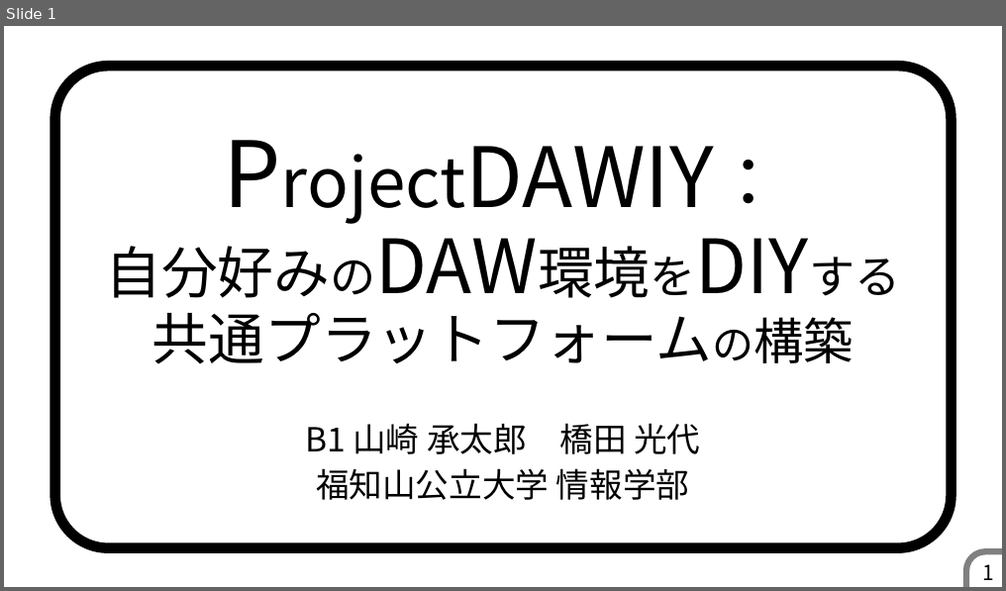
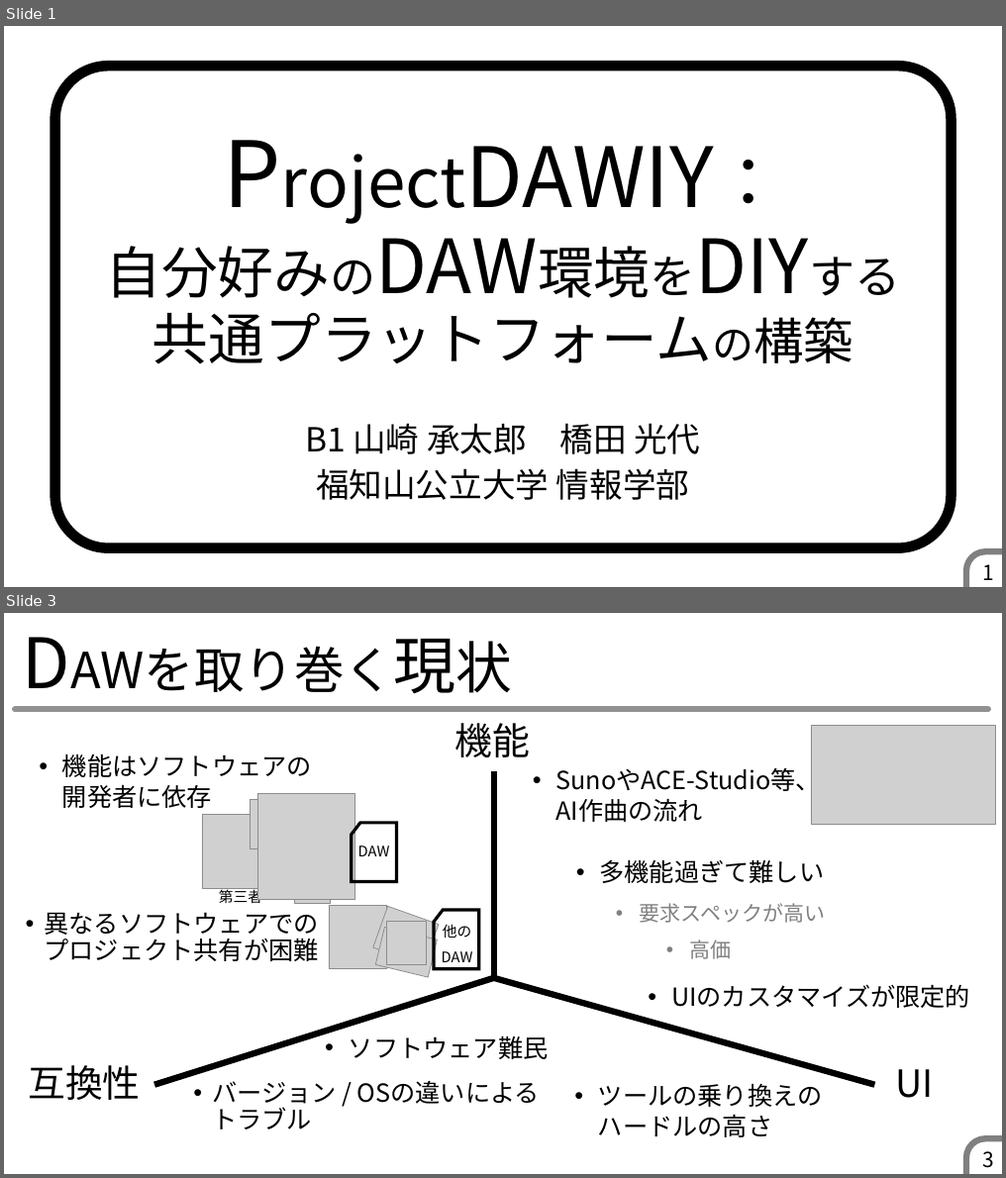
Before and after one commit to muse-studio/pbl2025, a slide deck: 発表スライド・ポスター/EC79_DAWIY_スライド.pptx. Shown one above the other, each under a label of ours: slide 1 before the commit, slides 1 and 3 after it; the slides between them are not shown. The pictures are 1006x591 and 1006x1178 pixels, drawn with LibreOffice and Linux fonts; fonts in the diff are those of the drawing; grey boxes stand for pictures. Boxes give left, top, right and bottom in pixels: in the first picture for what was removed or moved away, otherwise in the second. Text is boxed around its words. In the diff, an @@ line names an element or a change of style, - is before the commit and + after.

```diff
--- a/発表スライド・ポスター/EC79_DAWIY_スライド.pptx
+++ b/発表スライド・ポスター/EC79_DAWIY_スライド.pptx
@@ slide 3 added at (4, 613, 1002, 1174), background #FFFFFF; not listed: 1 template element that a slide beside it also shows @@
@@ title added at (15, 623, 639, 709), 48 pt, text #000000 @@
+DAWを取り巻く現状
@@ line added from (15, 710) to (988, 710), #919191 6 pt @@
@@ text added at (455, 723, 531, 758), 36 pt, text #000000 @@
+機能
@@ picture added at (811, 726, 996, 825) @@
@@ text added at (62, 754, 312, 808), 24 pt, text #000000 @@
+• 機能はソフトウェアの
+  開発者に依存
@@ line added from (494, 771) to (494, 978), #000000 6 pt @@
@@ text added at (555, 764, 821, 822), 24 pt, text #000000 @@
+• SunoやACE-Studio等、
+  AI作曲の流れ
@@ picture added at (202, 814, 276, 889) @@
@@ picture added at (251, 800, 300, 850) @@
@@ picture added at (257, 793, 355, 900) @@
@@ flow chart punched card added at (351, 823, 397, 881), outline #000000 3 pt @@
@@ text added at (358, 846, 390, 857), 14 pt, text #000000 @@
+DAW
@@ picture added at (294, 867, 331, 903) @@
@@ text added at (599, 860, 824, 883), 24 pt, text #000000 @@
+• 多機能過ぎて難しい
@@ text added at (219, 887, 262, 903), 14 pt, text #000000 @@
+第三者
@@ text added at (640, 903, 826, 923), 20 pt, text #808080 @@
+• 要求スペックが高い
@@ text added at (45, 912, 319, 961), 24 pt, text #000000 @@
+• 異なるソフトウェアでの
+  プロジェクト共有が困難
@@ group added at (329, 906, 479, 977): 4 pictures, 1 flow chart punched card, 1 text @@
+他の
+DAW
@@ text added at (690, 940, 732, 959), 20 pt, text #808080 @@
+• 高価
@@ line added from (494, 978) to (154, 1085), #000000 6 pt @@
@@ line added from (874, 1085) to (494, 978), #000000 6 pt @@
@@ text added at (671, 984, 970, 1008), 24 pt, text #000000 @@
+• UIのカスタマイズが限定的
@@ text added at (349, 1036, 548, 1059), 24 pt, text #000000 @@
+• ソフトウェア難民
@@ text added at (28, 1065, 140, 1100), 36 pt, text #000000 @@
+互換性
@@ text added at (212, 1081, 540, 1130), 24 pt, text #000000 @@
+• バージョン / OSの違いによる
+  トラブル
@@ text added at (598, 1084, 823, 1138), 24 pt, text #000000 @@
+• ツールの乗り換えの
+  ハードルの高さ
@@ text added at (895, 1069, 933, 1098), 36 pt, text #000000 @@
+UI
@@ page number added at (983, 1152, 995, 1168), 20 pt, text #000000 @@
+3
```
Also in this commit, not shown: 5 slides changed, 3 other slides added, 23 other files.
